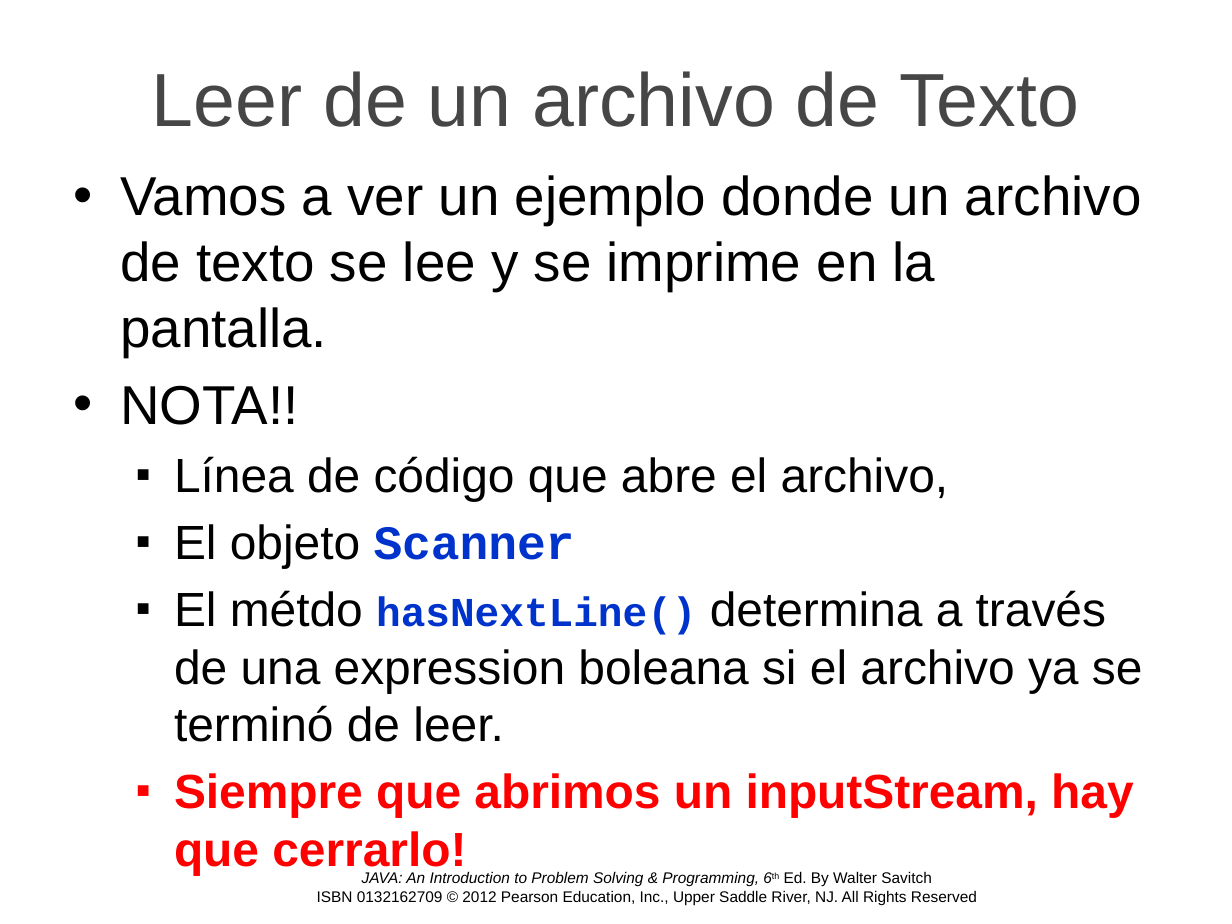
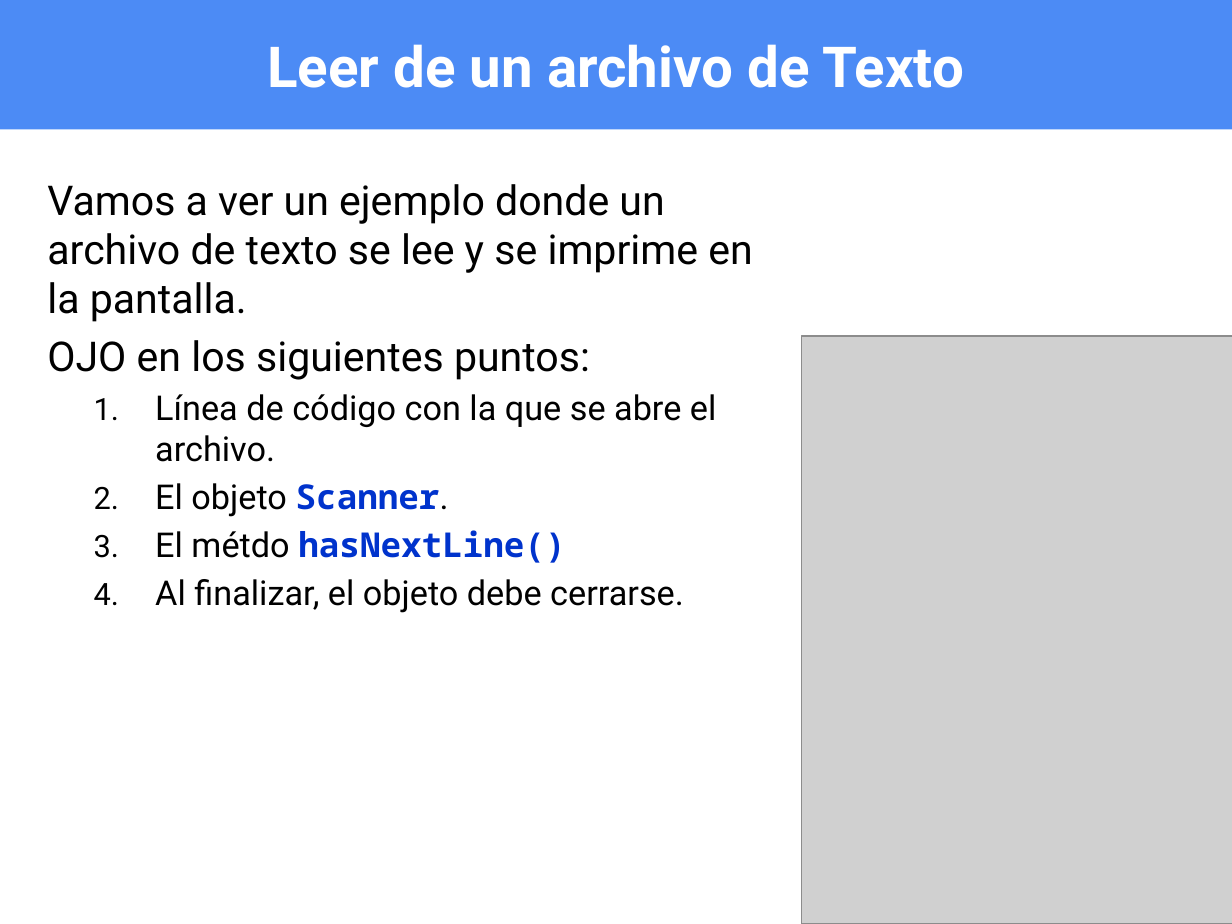
Before and after one commit to OMardil/INFO2, a slide deck: slide 25 of MOD13_Archivos_IO/01 Presentacion/INFO2_MOD13-Archivos_IO.pptx (slide 21 before the commit). Drawn at 1232x924 pixels with LibreOffice and Linux fonts; fonts in the diff are those of the drawing; grey boxes stand for pictures; background and template pictures are left out. Boxes give left, top, right and bottom in pixels: in the first picture for what was removed or moved away, otherwise in the second. Text is boxed around its words. In the diff, an @@ line names an element or a change of style, - is before the commit and + after.

```diff
--- a/MOD13_Archivos_IO/01 Presentacion/INFO2_MOD13-Archivos_IO.pptx
+++ b/MOD13_Archivos_IO/01 Presentacion/INFO2_MOD13-Archivos_IO.pptx
@@ title "Leer de un archivo de ...": place and size @@
-title "Leer de un archivo de ..." at (152,71,1079,127)
+title "Leer de un archivo de ..." at (0,0,1232,129)
@@ title "Leer de un archivo de ..." at (0,0,1232,129): size 44 to 33 pt, font Arial to Roboto, text colour #464646 to #FFFFFF, bold on; fill none to #4C8BF5 @@
@@ text "Vamos a ver un ejemplo ...": place and size @@
-text "Vamos a ver un ejemplo ..." at (120,175,1143,818)
+text "Vamos a ver un ejemplo ..." at (47,184,752,613)
@@ text at (47,184,752,322): size 32 to 24 pt, font Arial to Roboto in "Vamos a ver un ejemplo donde un ..."; bullet • to none; less space between paragraphs @@
@@ text at (47,340,716,613): text changed; size 28 to 20 pt; font Arial to Roboto @@
-• NOTA!!
-  ▪ Línea de código que abre el archivo,
-  ▪ El objeto Scanner
-  ▪ El métdo hasNextLine() determina a través de una expression boleana si el archivo ya se terminó de leer.
-  ▪ Siempre que abrimos un inputStream, hay que cerrarlo!
+OJO en los siguientes puntos:
+  1. Línea de código con la que se abre el archivo.
+  2. El objeto Scanner.
+  3. El métdo hasNextLine()
+  4. Al finalizar, el objeto debe cerrarse.
@@ picture added at (802,336,1232,924) @@
@@ text removed at (317,871,977,905) @@
-JAVA: An Introduction to Problem Solving & Programming, 6th Ed. By Walter Savitch
-ISBN 0132162709 © 2012 Pearson Education, Inc., Upper Saddle River, NJ. All Rights Reserved
```
Also in this commit, not shown: 28 other slides changed, 16 slides added, 12 slides removed, 15 other files.
